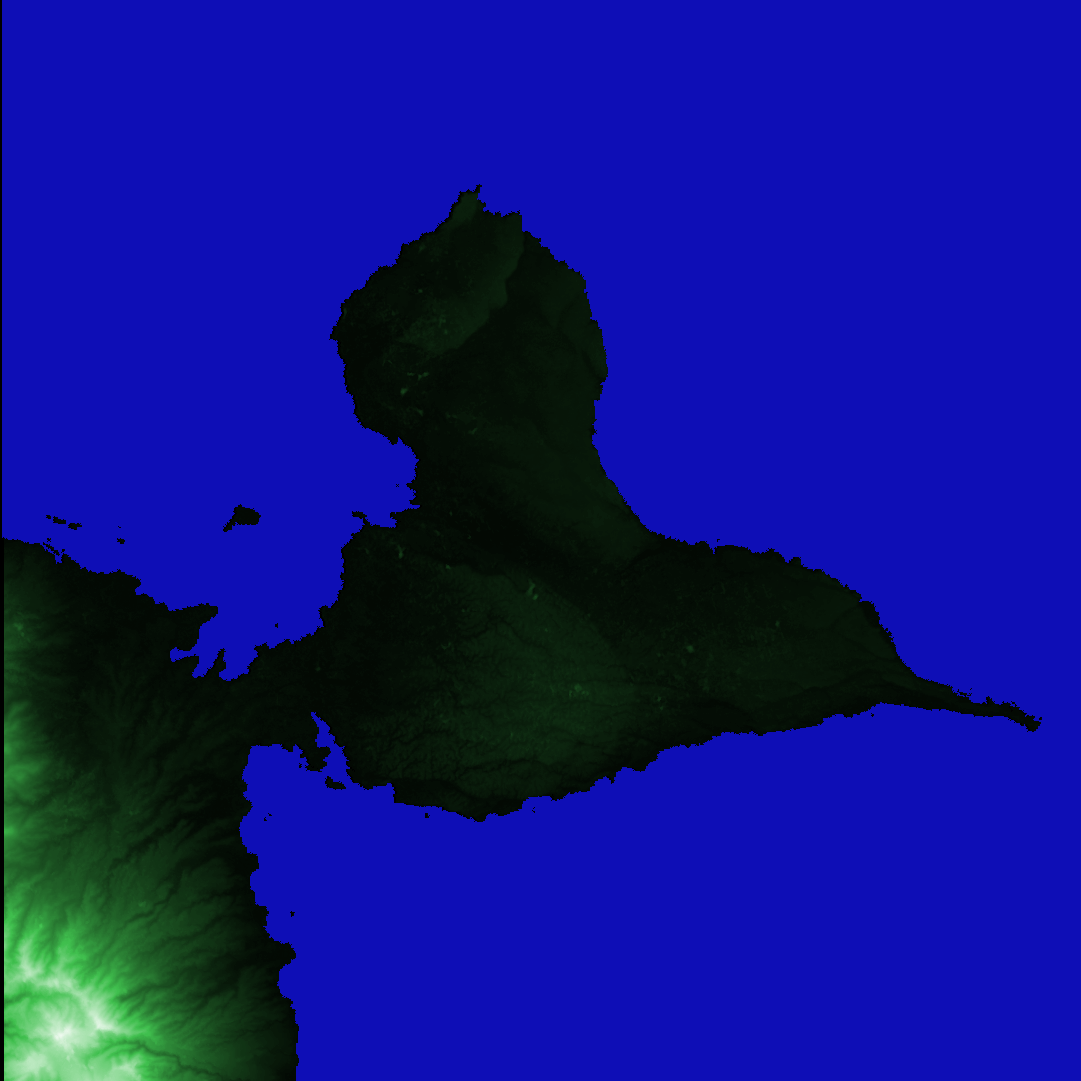
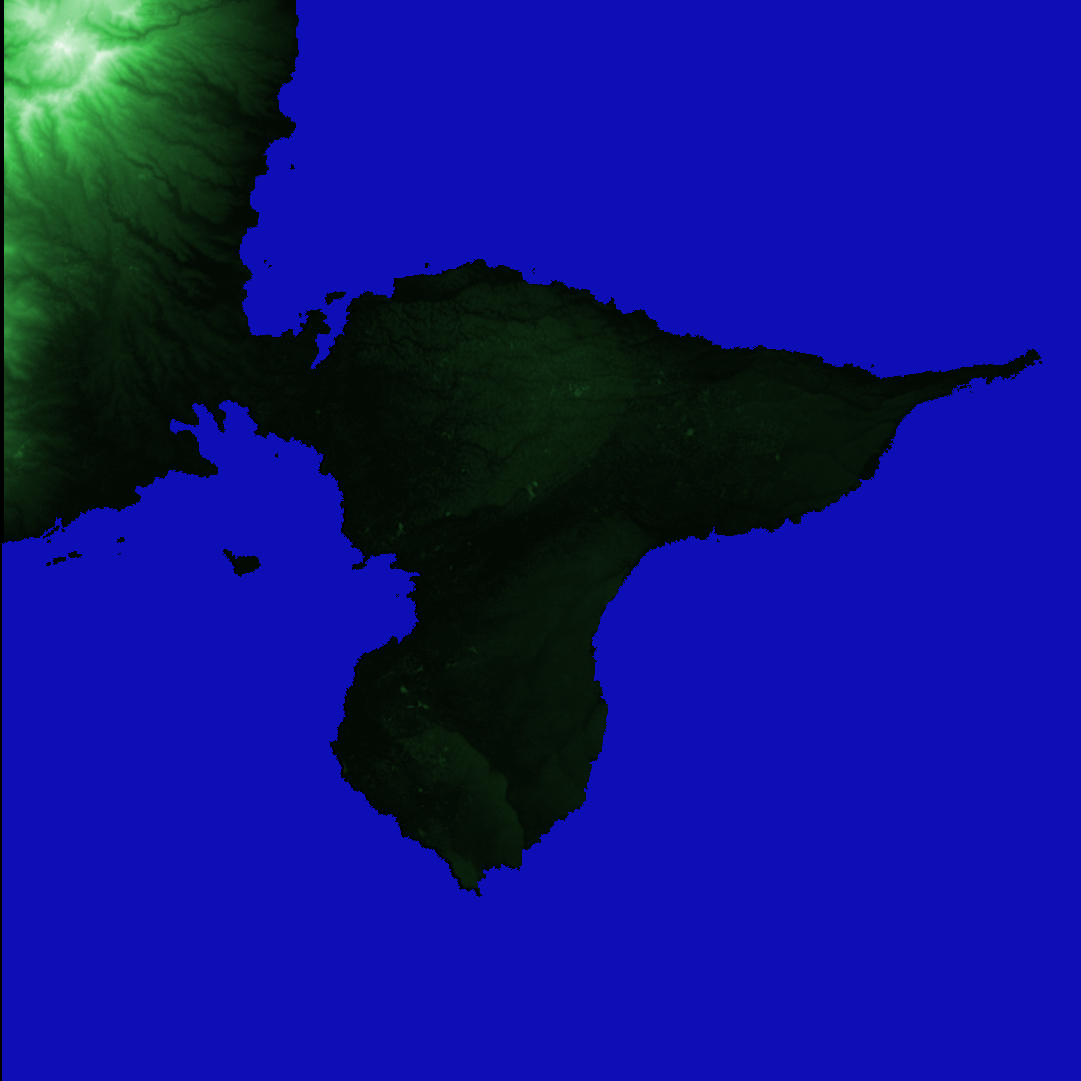
Layer changes from the first w=1081, h=1081 image to the second:
painted on "Mer" over 2, 0, 1042, 1081
painted on "terre" over 4, 0, 1042, 1081
